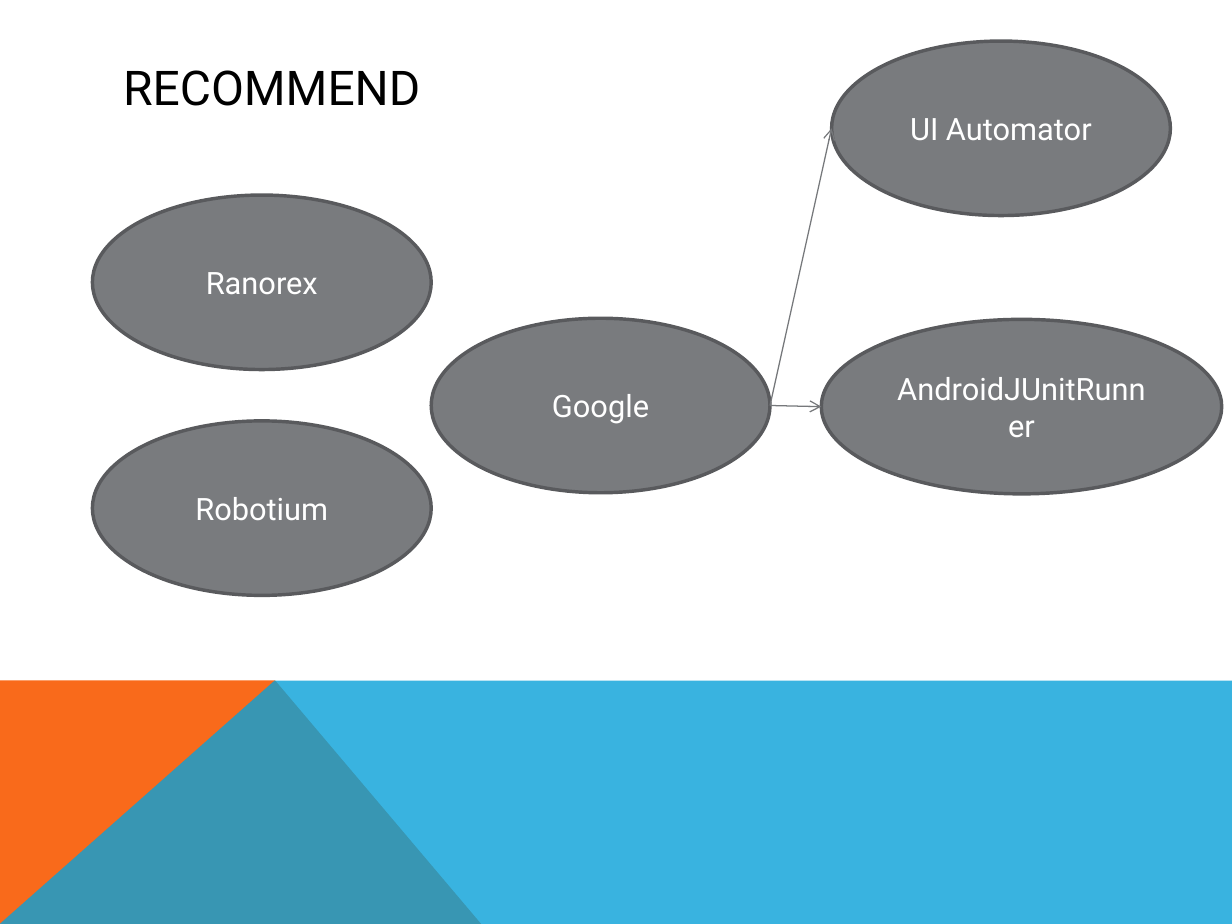
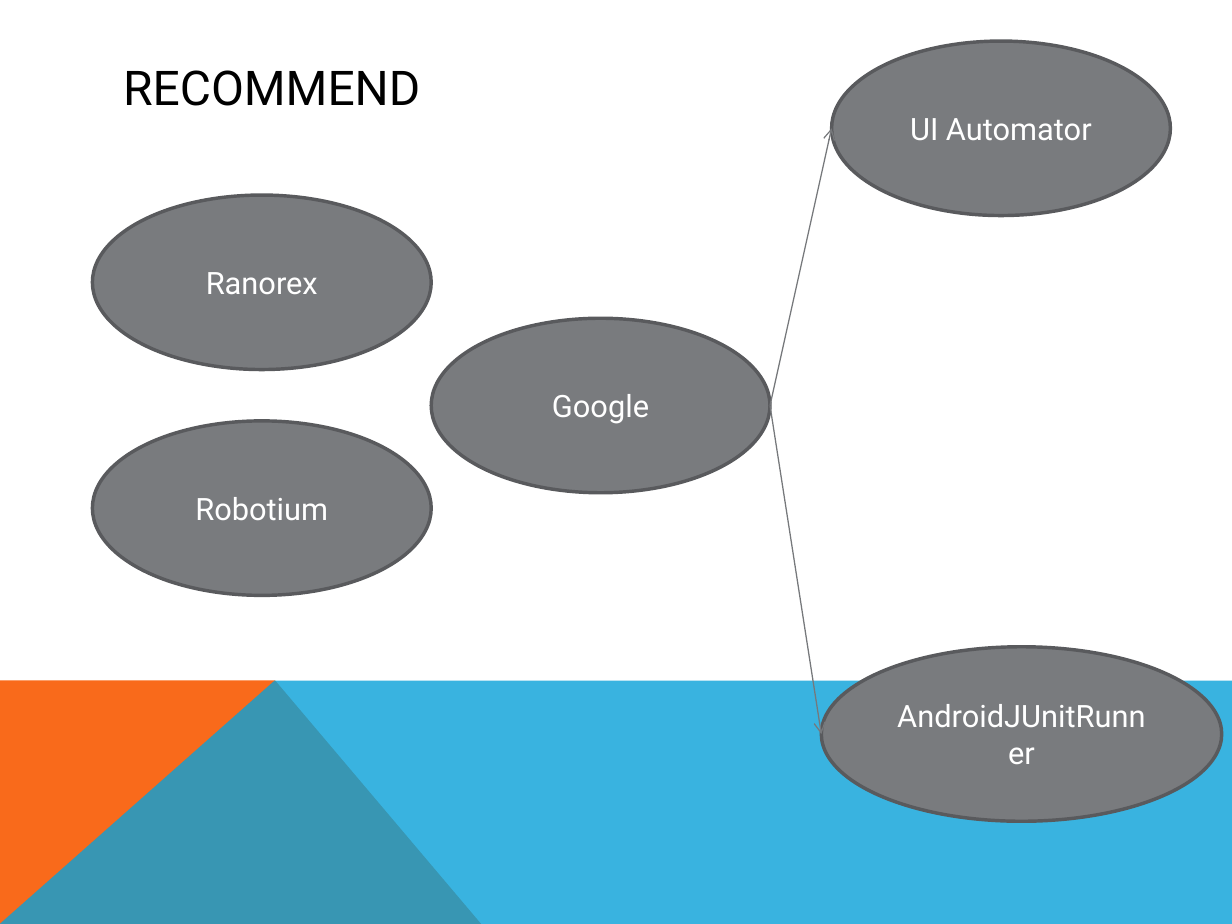
Before and after one commit to fordream/docs, a slide deck: slide 2 of Android Autotest Tool.pptx. Drawn at 1232x924 pixels with LibreOffice and Linux fonts; fonts in the diff are those of the drawing. Boxes give left, top, right and bottom in pixels: in the first picture for what was removed or moved away, otherwise in the second. Text is boxed around its words. In the diff, an @@ line names an element or a change of style, - is before the commit and + after.

```diff
--- a/Android Autotest Tool.pptx
+++ b/Android Autotest Tool.pptx
@@ arrow moved from (770, 405) - (822, 407) to (770, 405) - (822, 734) @@
@@ ellipse "AndroidJUnitRunner": place and size @@
-ellipse "AndroidJUnitRunner" at [822, 319, 1222, 494]
+ellipse "AndroidJUnitRunner" at [822, 647, 1222, 822]
```
Also in this commit, not shown: 1 other slide changed.
